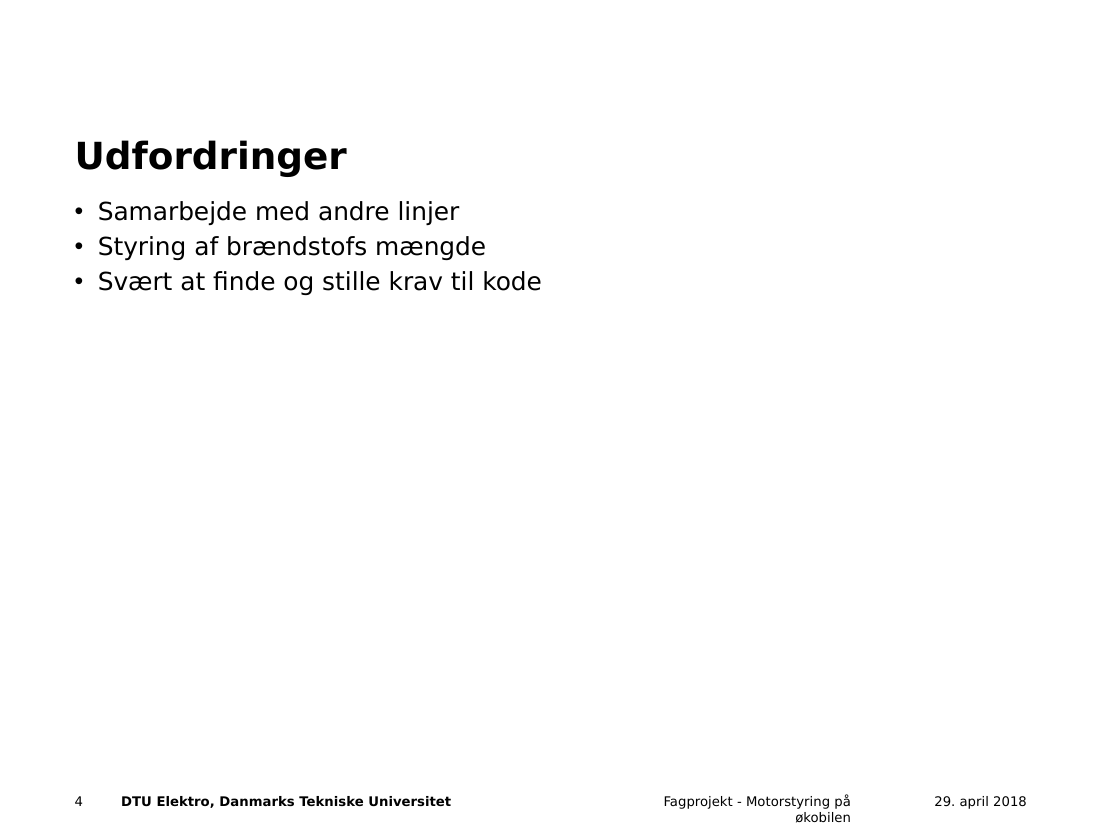
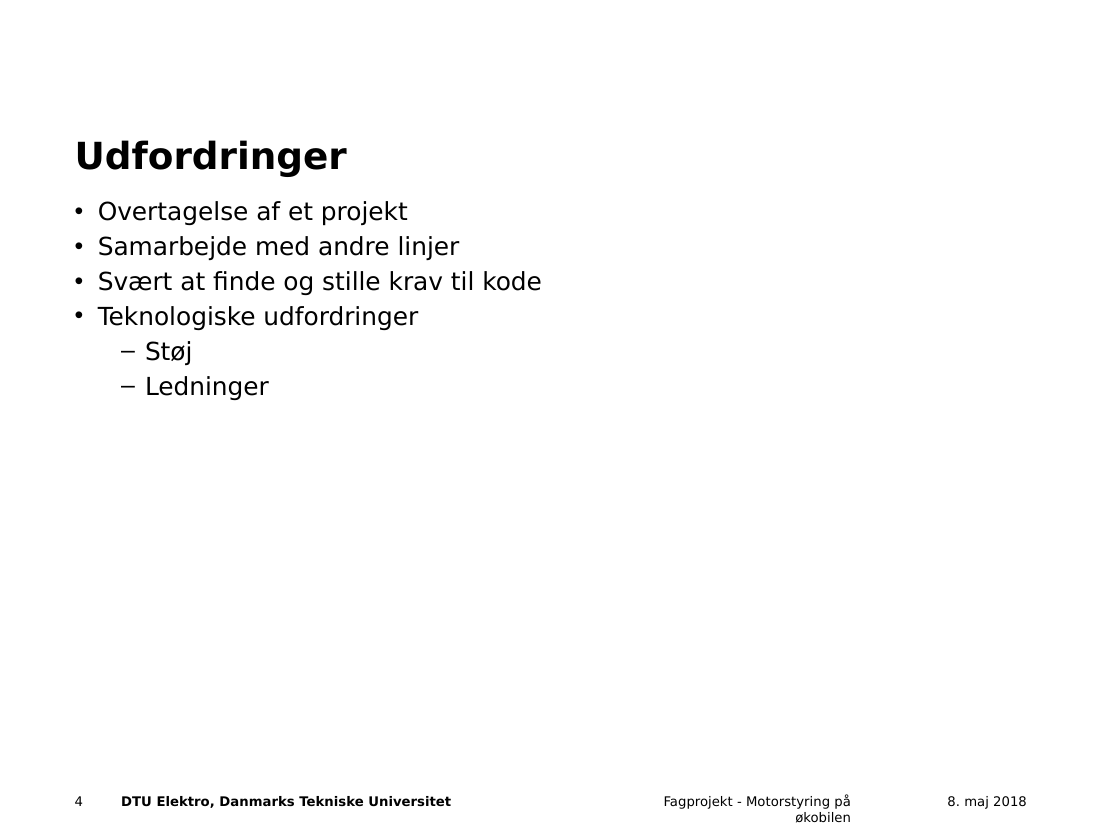
Before and after one commit to Frupla/ECU-board, a slide deck: slide 4 of midtvejsPraes.pptx. Drawn at 1120x840 pixels with LibreOffice and Linux fonts; fonts in the diff are those of the drawing; background and template pictures are left out. Boxes give left, top, right and bottom in pixels: in the first picture for what was removed or moved away, otherwise in the second. Text is boxed around its words. In the diff, an @@ line names an element or a change of style, - is before the commit and + after.

```diff
--- a/midtvejsPraes.pptx
+++ b/midtvejsPraes.pptx
@@ text at [98,201,408,226]: paragraph added @@
+• Overtagelse af et projekt
@@ text at [98,236,486,261]: paragraph removed @@
-• Styring af brændstofs mængde
@@ text at [98,306,418,400]: paragraphs added @@
+• Teknologiske udfordringer
+  – Støj
+  – Ledninger
@@ text at [947,796,1027,809]: text changed @@
-29. april 2018
+8. maj 2018
```
Also in this commit, not shown: 7 other slides changed, 1 slide added.
